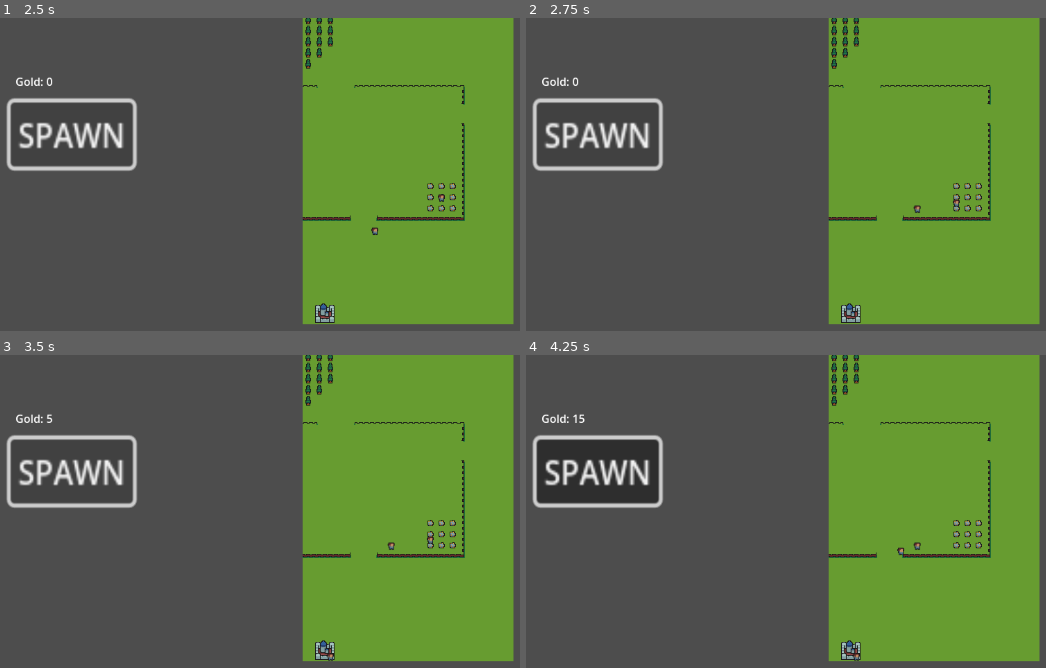
Above: before the commit, frames 1-4 (two rows, left to right).
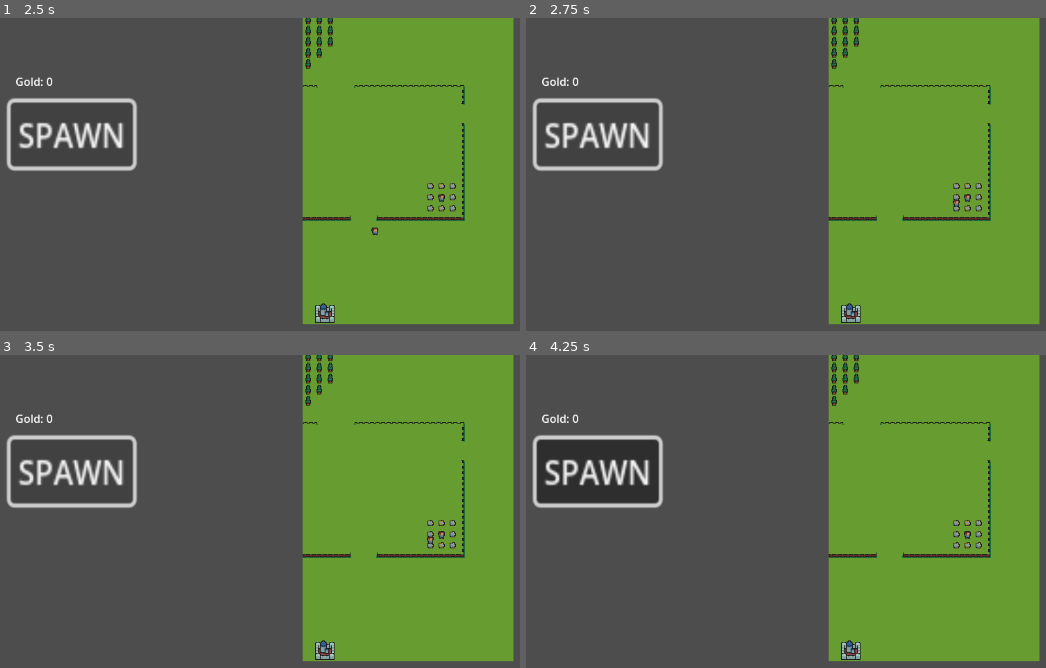
Above: after the commit, the same moments.

Repository: AndreastiUia/BachelorProject
Game: Godot game, scene res://menu.tscn
The game is run twice, just before and just after one commit, with the same random seed, the same clock (stepped at 60 frames per second) and the same inputs.
Inputs (mouse positions are in pixels of both pictures, inside the frame that each line leads up to):
- Up to frame 1 (2.5 s): click "Start" at 0.5 s; click "SPAWN" at 1.25 s; click "SPAWN" at 2 s
- Up to frame 2 (2.75 s): no input
- Up to frame 3 (3.5 s): click "SPAWN" at 2.75 s
- Up to frame 4 (4.25 s): move the mouse to (outside the picture) at 3.52 s; press the mouse at (outside the picture) at 3.53 s

Frame 1 is identical in both runs. In frame 2, less than 0.1% of the frame differs, in the area x 74-86%, y 56-63%; in frame 3, 0.1%; in frame 4, 0.2%, in the area x 8-86%, y 18-98%.

Commit message:
Added a timer to slow down gathering and delivering of resources

Diff:
--- a/bot.gd
+++ b/bot.gd
@@ -1,6 +1,8 @@
 extends Node2D
 
 @onready var tile_map = $"../TileMap"
+@onready var timer_reset_idle = $timer_reset_idle
+
 
 # Bot atributes
 var SPEED = 500
@@ -16,6 +18,7 @@
 var stone: int = 0
 var inventory: int = 0
 var inventory_size: int = 10
+var mining_time = 1
 
 # Programming bots
 var program_index = 0
@@ -51,35 +54,7 @@
 
 # Called every frame. 'delta' is the elapsed time since the previous frame.
 func _process(delta):
-	var tile_data = tile_map.get_cell_tile_data(1, tile_map.local_to_map(global_position))
-
-	# Return if there is no resource on the current tile
-	if tile_data == null:
-		return
-	"""
-	if tile_data.get_custom_data("base"):
-		# "deliver" inventory at base
-		if gold > 0:
-			gold -= 1
-			Global.base_gold += 1
-		"""
-	"""
-	# Gather gold loop
-	var path: Array[Vector2i]
-
-	if gold <= 0 && !depleted:
-		path = astar_grid.get_id_path(
-			tile_map.local_to_map(global_position),
-			tile_map.local_to_map(gold_position)
-		).slice(1)
-	elif gold >= 100:
-		path = astar_grid.get_id_path(
-			tile_map.local_to_map(global_position),
-			tile_map.local_to_map(base_position)
-		).slice(1)
-	if path.is_empty() == false:
-		current_id_path = path
-	"""
+	pass
 
 func _physics_process(delta):
 	if !current_id_path.is_empty():
@@ -134,11 +109,12 @@
 			calc_path(calc_target_tile_by_direction(Vector2i.RIGHT))
 
 		program_func.MOVE_TO_POS:
+			# Move to tile based on grid-coordinates.
 			program_index += 1
 			calc_path(program_array[program_index])
 
 		program_func.WHILE_START:
-			# Intereate trough the program_array to find the next loop_end
+			# Intereate trough the program_array to find the next loop_end.
 			program_loop_index.append(program_index)
 			while function[program_index] != program_func.WHILE_END || program_loop_end_index.find(program_index) > -1:
 				if function[program_index] == program_func.MOVE_TO_POS || function[program_index] == program_func.IF:
@@ -150,16 +126,18 @@
 			program_index = program_loop_index.back()
 
 		program_func.WHILE_END:
+			# Jump back to start of the start of the loop.
 			program_index = program_loop_index.back()
 
 		program_func.WHILE_BREAK:
+			# Skip to end of loop. Since program_index is incremented after this, the program will cuntinue on first command after WHILE_END.
 			program_index = program_loop_end_index.front()
 			program_loop_index.pop_back()
 			program_loop_end_index.pop_front()
 
 		program_func.IF:
-			# Iterate trough the program_array to find the next if_end
-			# Increment 1 to save the position of the if statement to test
+			# Iterate trough the program_array to find the next if_end.
+			# Increment 1 to save the position of the if statement to test.
 			program_index += 1
 			var temp_program_index = program_index
 			var if_count = 0
@@ -175,17 +153,20 @@
 			program_if_end_index.append(program_index)
 			program_index = temp_program_index
 
+			# If the statement is false, then skip to IF_END.
 			if !test_expression(program_array[program_index]):
 				program_index = program_if_end_index.front()
 			program_if_end_index.pop_front()
 
 		program_func.GATHER_RESOURCE:
-			# Get resource_count on current tile from global dict
+			idle = false
+			timer_reset_idle.start(mining_time)
+			# Get resource_count on current tile from global dict.
 			var resource_count = Global.resource_count.get(tile_map.local_to_map(global_position))
 			var tile_data = tile_map.get_cell_tile_data(1, tile_map.local_to_map(global_position))
 
 			if !resource_count == null:
-				# Gather resource if inventory is less than inventory_size
+				# Gather resource if inventory is less than inventory_size.
 				if resource_count > 0 && inventory < inventory_size:
 					resource_count -= 1
 					# Remove the resource if the resource is depleted
@@ -197,17 +178,18 @@
 				Global.resource_count[tile_map.local_to_map(global_position)] = resource_count
 
 			update_inventory()
-			print(inventory)
 
 		program_func.DELIVER_RESOURCE:
+			idle = false
+			timer_reset_idle.start(mining_time)
 			var tile_data = tile_map.get_cell_tile_data(1, tile_map.local_to_map(global_position))
 
-			# Return if there is no resource on the current tile
+			# Return if there is no resource on the current tile.
 			if tile_data == null:
 				return
 
+			# Deliver resources in inventory.
 			if tile_data.get_custom_data("base"):
-				# "deliver" inventory at base
 				if gold > 0:
 					gold -= 1
 					Global.base_gold += 1
@@ -219,8 +201,12 @@
 	var expression = Expression.new()
 	expression.parse(statement, [])
 	var result = expression.execute([], self)
-	print(result)
 	return result
 
 func update_inventory():
 	inventory = gold + stone + wood
+	print(inventory)
+
+
+func _on_timer_reset_idle_timeout():
+	idle = true
--- a/bot.tscn
+++ b/bot.tscn
@@ -22,3 +22,9 @@
 position = Vector2(1, 1.36182)
 scale = Vector2(1, 0.954772)
 texture = SubResource("AtlasTexture_md5yk")
+
+[node name="timer_reset_idle" type="Timer" parent="."]
+process_callback = 0
+one_shot = true
+
+[connection signal="timeout" from="timer_reset_idle" to="." method="_on_timer_reset_idle_timeout"]
